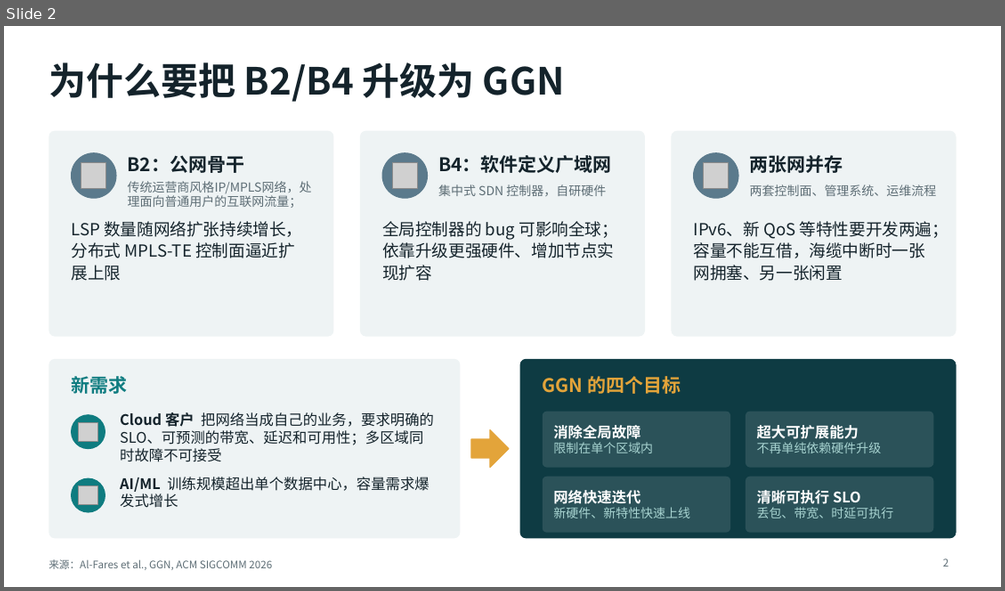
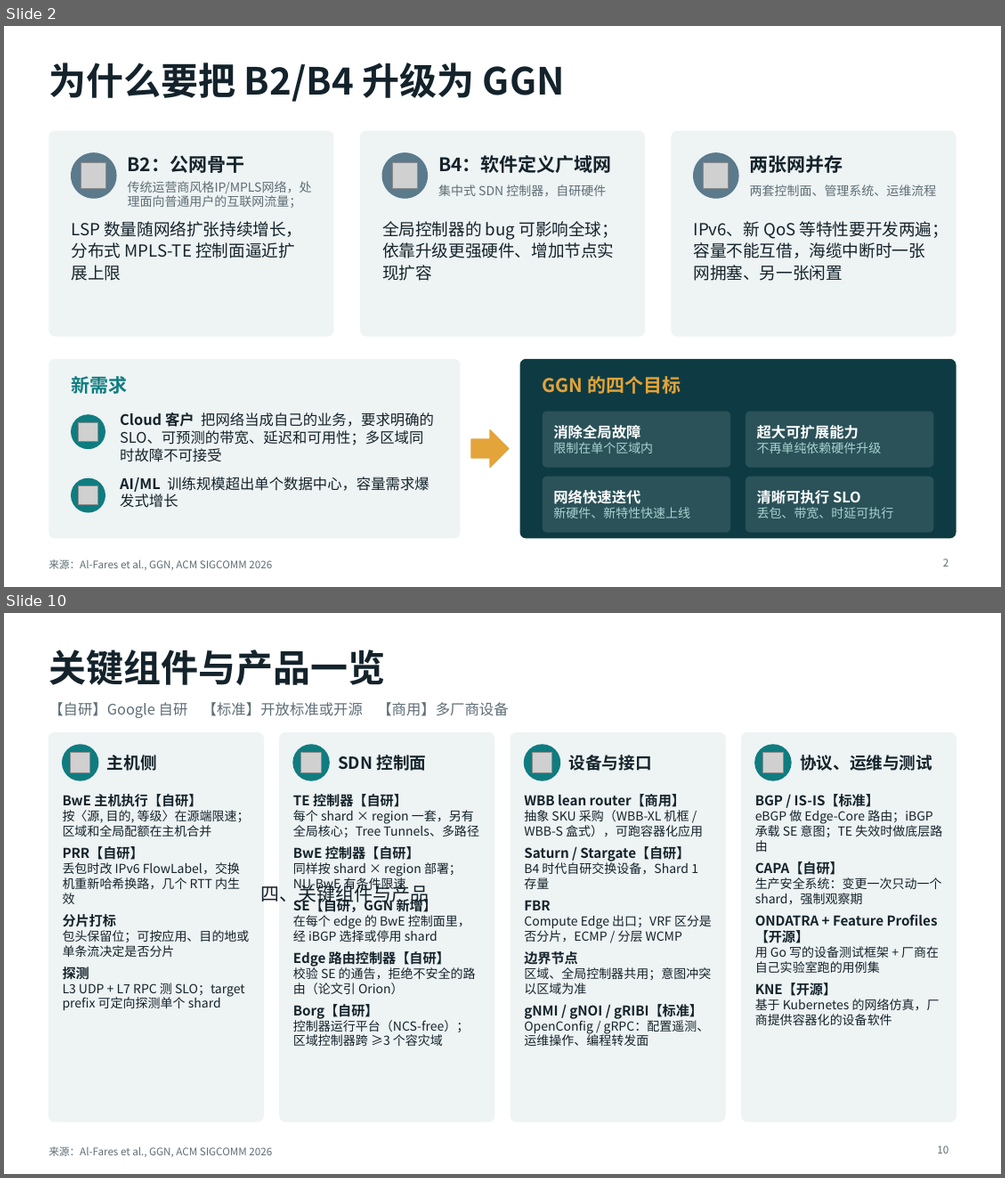
Before and after one commit to LuisXinYe/Transfer-Repo, a slide deck: GGN_解读.pptx. Shown one above the other, each under a label of ours: slide 2 before the commit, slides 2 and 10 after it; the slides between them are not shown. The pictures are 1005x591 and 1005x1178 pixels, drawn with LibreOffice and Linux fonts; fonts in the diff are those of the drawing; grey boxes stand for pictures. Boxes give left, top, right and bottom in pixels: in the first picture for what was removed or moved away, otherwise in the second. Text is boxed around its words. In the diff, an @@ line names an element or a change of style, - is before the commit and + after.

```diff
--- a/GGN_解读.pptx
+++ b/GGN_解读.pptx
@@ slide 10 added at [4,613,1001,1174], background #FFFFFF; not listed: 1 template element that a slide beside it also shows @@
@@ title added at [48,649,385,685], 36 pt, text #14232B, bold @@
+关键组件与产品一览
@@ text added at [48,702,508,718], 14 pt, text #5E6E76 @@
+【自研】Google 自研 【标准】开放标准或开源 【商用】多厂商设备
@@ rounded rectangle added at [48,732,264,1121], fill #EEF3F4, outline #EEF3F4 1 pt @@
@@ ellipse added at [63,745,98,780], fill #0F7C80, outline #0F7C80 1 pt @@
@@ rounded rectangle added at [280,732,494,1121], fill #EEF3F4, outline #EEF3F4 1 pt @@
@@ ellipse added at [293,745,329,780], fill #0F7C80, outline #0F7C80 1 pt @@
@@ rounded rectangle added at [511,732,726,1121], fill #EEF3F4, outline #EEF3F4 1 pt @@
@@ ellipse added at [525,745,560,780], fill #0F7C80, outline #0F7C80 1 pt @@
@@ rounded rectangle added at [741,732,956,1121], fill #EEF3F4, outline #EEF3F4 1 pt @@
@@ ellipse added at [755,745,791,780], fill #0F7C80, outline #0F7C80 1 pt @@
@@ picture added at [71,753,90,773] @@
@@ text added at [107,755,157,771], 16 pt, text #14232B, bold @@
+主机侧
@@ picture added at [301,753,321,773] @@
@@ text added at [338,755,426,771], 16 pt, text #14232B, bold @@
+SDN 控制面
@@ picture added at [532,753,552,773] @@
@@ text added at [569,755,652,771], 16 pt, text #14232B, bold @@
+设备与接口
@@ picture added at [763,753,783,773] @@
@@ text added at [800,755,932,771], 16 pt, text #14232B, bold @@
+协议、运维与测试
@@ text added at [63,794,250,1011], 12 pt, text #14232B @@
+BwE 主机执行【自研】
+按〈源, 目的, 等级〉在源端限速；区域和全局配额在主机合并
+PRR【自研】
+丢包时改 IPv6 FlowLabel，交换机重新哈希换路，几个 RTT 内生效
+分片打标
+包头保留位；可按应用、目的地或单条流决定是否分片
+探测
+L3 UDP + L7 RPC 测 SLO；target prefix 可定向探测单个 shard
@@ text added at [293,795,479,1046], 12 pt, text #14232B @@
+TE 控制器【自研】
+每个 shard × region 一套，另有全局核心；Tree Tunnels、多路径
+BwE 控制器【自研】
+同样按 shard × region 部署；NU-BwE 有条件限速
+SE【自研，GGN 新增】
+在每个 edge 的 BwE 控制面里，经 iBGP 选择或停用 shard
+Edge 路由控制器【自研】
+校验 SE 的通告，拒绝不安全的路由（论文引 Orion）
+Borg【自研】
+控制器运行平台（NCS-free）；区域控制器跨 ≥3 个容灾域
@@ text added at [524,794,712,1046], 12 pt, text #14232B @@
+WBB lean router【商用】
+抽象 SKU 采购（WBB-XL 机框 / WBB-S 盒式），可跑容器化应用
+Saturn / Stargate【自研】
+B4 时代自研交换设备，Shard 1 存量
+FBR
+Compute Edge 出口；VRF 区分是否分片，ECMP / 分层 WCMP
+边界节点
+区域、全局控制器共用；意图冲突以区域为准
+gNMI / gNOI / gRIBI【标准】
+OpenConfig / gRPC：配置遥测、运维操作、编程转发面
@@ text added at [755,794,942,1025], 12 pt, text #14232B @@
+BGP / IS-IS【标准】
+eBGP 做 Edge-Core 路由；iBGP 承载 SE 意图；TE 失效时做底层路由
+CAPA【自研】
+生产安全系统：变更一次只动一个 shard，强制观察期
+ONDATRA + Feature Profiles【开源】
+用 Go 写的设备测试框架 + 厂商在自己实验室跑的用例集
+KNE【开源】
+基于 Kubernetes 的网络仿真，厂商提供容器化的设备软件
@@ text added at [260,882,429,905], 18 pt, text #14232B @@
+四、关键组件与产品
@@ page number added at [937,1145,948,1153], 10 pt, text #5E6E76 @@
+10
```
Also in this commit, not shown: 4 slides changed, 7 other slides added, 5 slides removed.
